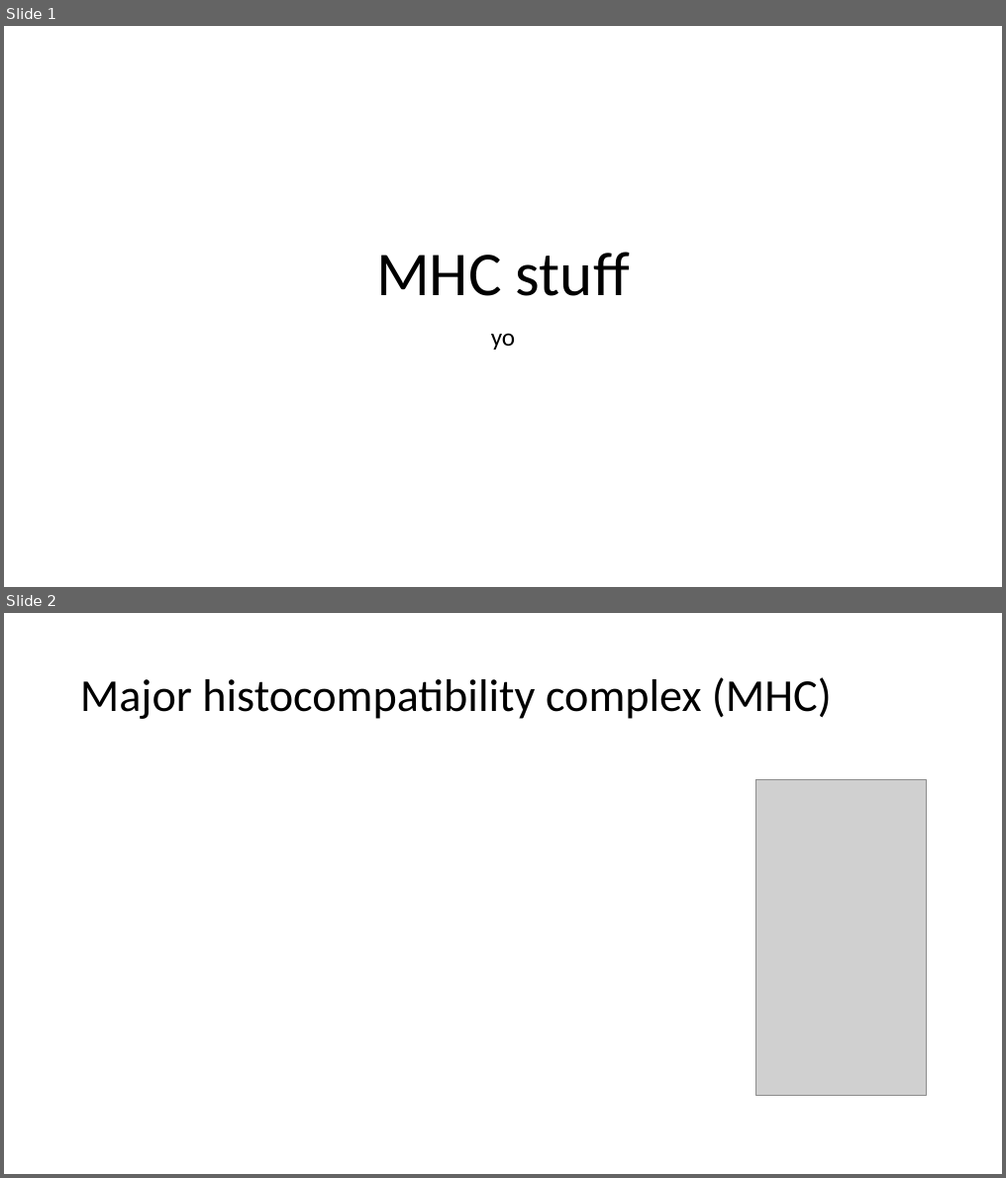
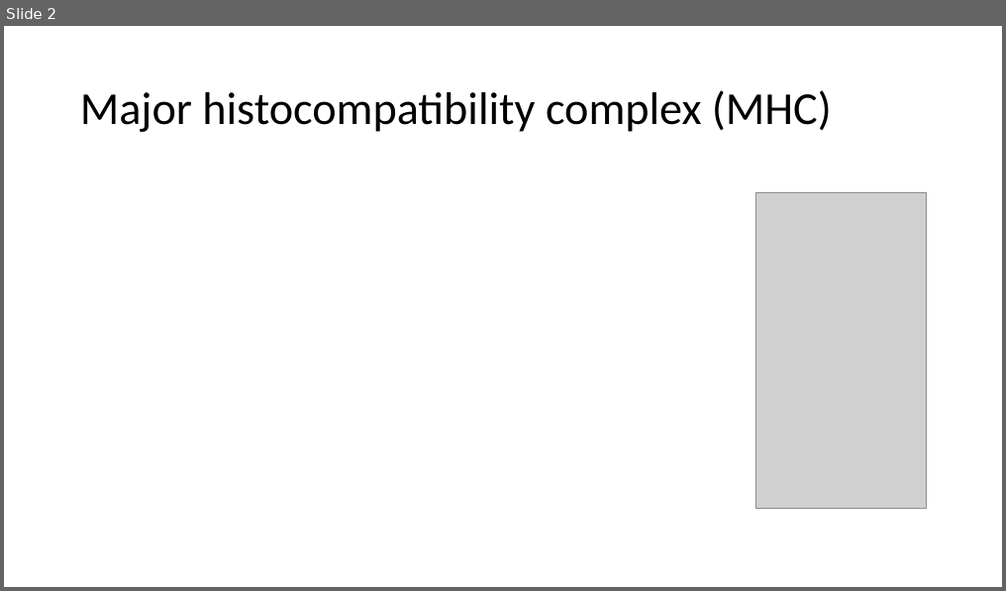
Before and after one commit to cybriden/Exercise3, a slide deck: Präsi.pptx. Shown one above the other, each under a label of ours: slides 1 and 2 before the commit, slide 2 after it. The pictures are 1006x1178 and 1006x591 pixels, drawn with LibreOffice and Linux fonts; fonts in the diff are those of the drawing; grey boxes stand for pictures. Boxes give left, top, right and bottom in pixels: in the first picture for what was removed or moved away, otherwise in the second. Text is boxed around its words. In the diff, an @@ line names an element or a change of style, - is before the commit and + after.

```diff
--- a/Präsi.pptx
+++ b/Präsi.pptx
@@ slide 1 removed at [4,26,1002,587], background #FFFFFF @@
@@ title removed at [376,252,630,296] @@
-MHC stuff
@@ subtitle removed at [491,333,515,350] @@
-yo
```
Also in this commit, not shown: 2 slides changed, 10 slides added, 1 other slide removed, 7 other files.
